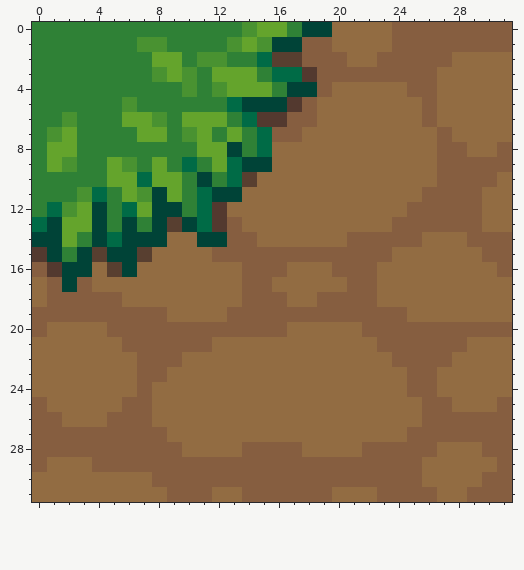
Edited in one commit: pixel-art sprite (ThePrincessBard/ThePrincessBardContent/Graphics/tiles/grass/grass_cornerUpLeft.png). Above is the file before it was changed.
The file is 32x32 pixels. Colours within 5 levels of each other are drawn and written as one.
And afterwards:
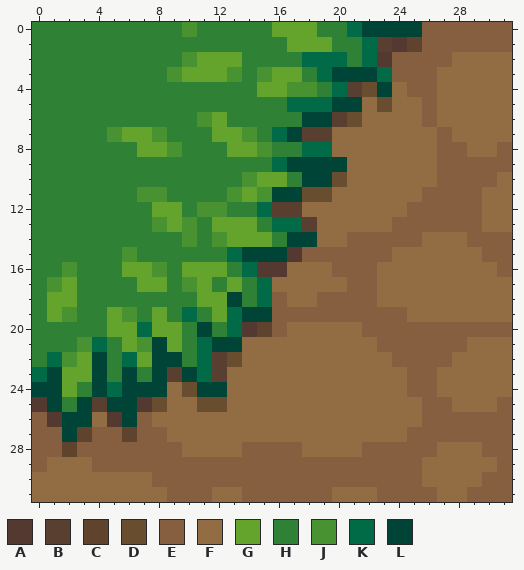
Palette (. is transparent): A #53392f  B #583f30  C #5f432d  D #684d2f  E #865e40  F #926c42  G #64a42c  H #2f8136  J #499231  K #006b46  L #004337
Change:
Changed rows in their new state; - is an unchanged pixel.
first column x 0:
 0 ----------J---HH-GGHHKLLLL
 1 -------HH----HHHHGGGHHKBAC
 2 --------HHJGGG-HHHKKKHKA--
 3 --------HJGG-JHJGGHKLLLK--
 4 ----------H-HHH-GJJHKBDL--
 5 ------H------HHHHKKKLL-D--
 6 --H---HHH-HJ--HHHHLLBD----
 7 -HH--JG-J-HHG-JHKLBB------
 8 -HH----GGJ-HHGGJHHKK------
 9 -HH--HH-H-H-HHHHKLLLL-----
10 -----HHHHH-H-HJGGHLLD-----
11 ---HH-H-JH-HHJGJLLDD------
12 -HHHH-HHGG-JJHHKBB--------
13 HHHHH-H-JGJHGGGHKKB-------
14 HHH-HHHHHHJHJGGGHLL-------
15 HH-HHHJHHHHHHKLLLA--------
16 HHJHHHGGJHGGGHKAA---------
17 HJGHHHHGGHJGHGHK----------
18 HGGHHHHHHHHGGLHK----------
19 HGJHHGJHGHKHGKLL----------
20 HHHHHGGKGGHLHKAC----------
21 HHHJKHGJLGHKLL------------
22 HKJGLHKGLLHKBD------------
23 KLGGLHLHLBLKB-------------
24 LLGHLKLLL-DLL-------------
25 ALHLBLLAD--DD-------------
26 -ALL-AL-------------------
27 --LC--C-------------------
28 --C-----------------------
Where, in picture pixels (left, top, right, bottom), the same in both pictures:
changed: (32, 22, 422, 457)
